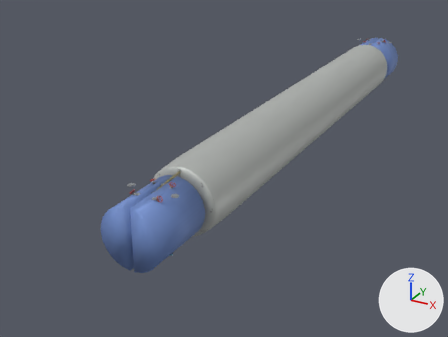
Renders of the glTF model public/models/sx1-interior.glb from each side of a commit.
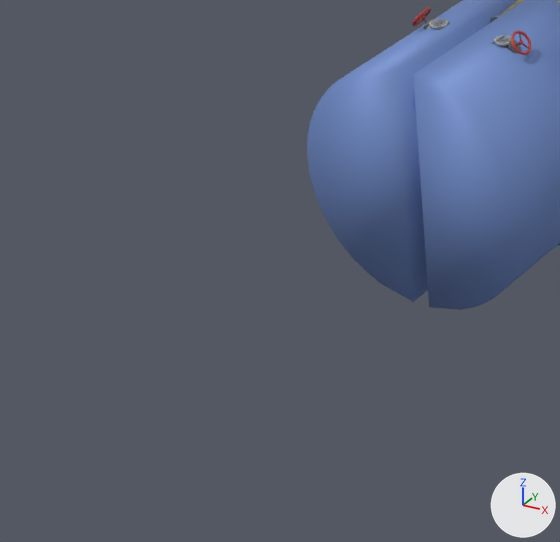
There are two pictures of each version: one whole from a camera (50 mm lens) standing at (22.4, -54.2, 20.6) and looking at (-4.1, -6.2, -3.5), one close up on the part from 4% to 38% of the width and 56% to 100% of the height. Every picture has the same lights, and +X, +Y and +Z are marked at lower right. The last two pictures show the newer version. Where no turn or scale is listed for an object, it has been applied to the vertices.

The scene before the commit, as lines of its bpy script (objects in view):
```python
me_sx1i_tanque_tlp2bb = bpy.data.meshes.new('SX1I_Tanque_TLP2BB')
me_sx1i_tanque_tlp2bb.from_pydata(...)  # 58 vertices, 112 faces; spans x -1.12..1.12, y -2.78..2.78, z -2.41..2.41
me_sx1i_tanque_tlp2bb.materials.append(mat_sx1i_tanque_lastro)
me_sx1i_tanque_tlp2be = bpy.data.meshes.new('SX1I_Tanque_TLP2BE')
me_sx1i_tanque_tlp2be.from_pydata(...)  # 58 vertices, 112 faces; spans x -1.12..1.12, y -2.78..2.78, z -2.41..2.41
me_sx1i_tanque_tlp2be.materials.append(mat_sx1i_tanque_lastro)
ob_sx1i_tanque_tlp2bb_malha = bpy.data.objects.new('SX1I_Tanque_TLP2BB_Malha', me_sx1i_tanque_tlp2bb)
ob_sx1i_tanque_tlp2bb_malha.location = (-1.3, -23.5, 0.0)
ob_sx1i_tanque_tlp2be_malha = bpy.data.objects.new('SX1I_Tanque_TLP2BE_Malha', me_sx1i_tanque_tlp2be)
ob_sx1i_tanque_tlp2be_malha.location = (1.3, -23.5, 0.0)
```
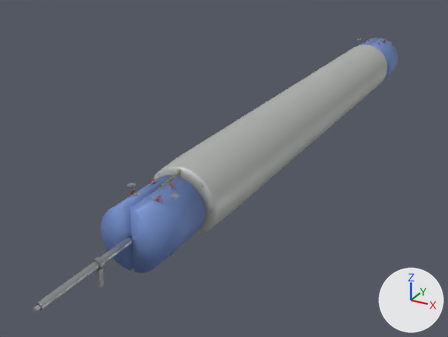
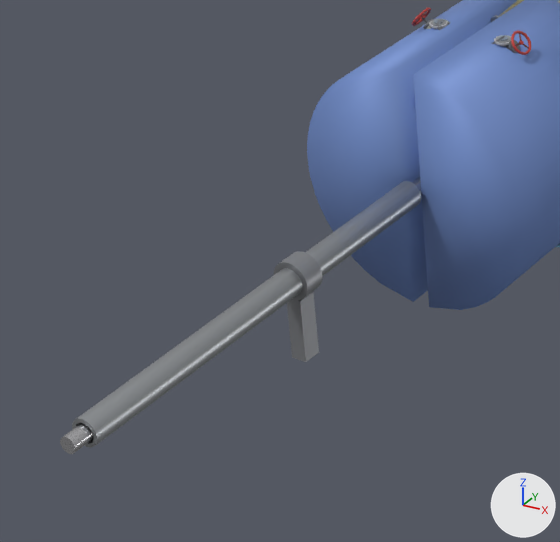
What differs and where, as boxes (x1, y1, x2, y2) in the close-ups (560 x 542 px):
'SX1I_TuboTelescopico_Malha', added
    after: (72, 181, 421, 448)
'SX1I_MancalApoio_Malha', added
    after: (274, 251, 323, 362)
'SX1I_Eixo_Malha', added
    after: (60, 176, 421, 454)

Edits to the bpy script that builds the scene:
```text
Add mat_sx1i_eixo:
    mat_sx1i_eixo = bpy.data.materials.new('SX1I_eixo')
    # nodes: BsdfPrincipled, Mix, OutputMaterial, VertexColor
    # colours: light grey #ceced1, mixed with the vertex colours
Add me_sx1i_tubotelescopico:
    me_sx1i_tubotelescopico.from_pydata(...)  # 160 vertices, 320 faces; spans x -0.25..0.25, y -4.06..4.06, z -0.25..0.25
    me_sx1i_tubotelescopico.materials.append(mat_sx1i_aco)
Add me_sx1i_mancalapoio:
    me_sx1i_mancalapoio.from_pydata(...)  # 168 vertices, 332 faces; spans x -0.36..0.36, y -0.2..0.2, z -0.97..0.97
    me_sx1i_mancalapoio.materials.append(mat_sx1i_fundido)
Add me_sx1i_eixo:
    me_sx1i_eixo.from_pydata(...)  # 384 vertices, 720 faces; spans x -0.4..0.4, y -11.1..11.1, z -0.4..0.4
    me_sx1i_eixo.materials.append(mat_sx1i_eixo)
Add ob_sx1i_tubotelescopico_malha:
    ob_sx1i_tubotelescopico_malha = bpy.data.objects.new('SX1I_TuboTelescopico_Malha', me_sx1i_tubotelescopico)
    ob_sx1i_tubotelescopico_malha.location = (0.0, -30.44, 0.0)
Add ob_sx1i_mancalapoio_malha:
    ob_sx1i_mancalapoio_malha = bpy.data.objects.new('SX1I_MancalApoio_Malha', me_sx1i_mancalapoio)
    ob_sx1i_mancalapoio_malha.location = (0.0, -29.5, -0.61)
Add ob_sx1i_eixo_malha:
    ob_sx1i_eixo_malha = bpy.data.objects.new('SX1I_Eixo_Malha', me_sx1i_eixo)
    ob_sx1i_eixo_malha.location = (0.0, -23.72, 0.0)
```
